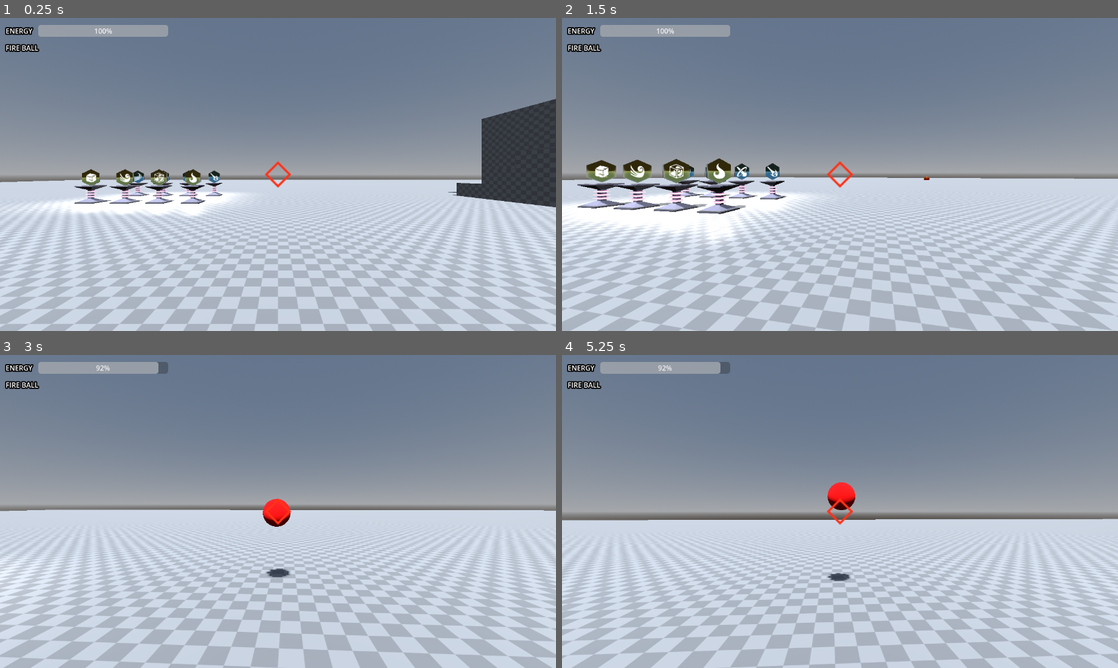
Above: before the commit, frames 1-4 (two rows, left to right).
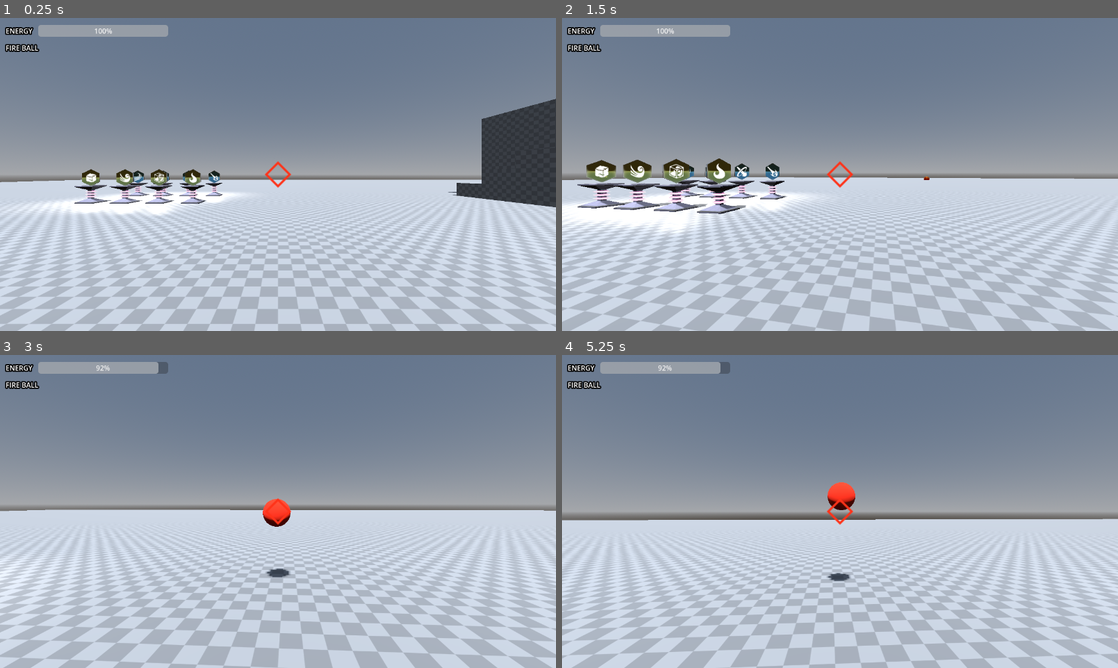
Above: after the commit, the same moments.

Repository: zetcipher/minijam_113_fusion
Game: Godot game, scene res://scenes/testmap.tscn
Same seed, same stepped clock (60 frames per second), same inputs: the game is played once before the commit and once after it.
Inputs (mouse positions are in pixels of both pictures, inside the frame that each line leads up to):
- Up to frame 1 (0.25 s): no input
- Up to frame 2 (1.5 s): tap Enter at 0.5 s; move the mouse to (867, 174) at 0.52 s; hold W (move_forward) from 0.53 s (still down); right-click (867, 174) at 0.6 s; click (867, 174) at 0.67 s; tap Space (jump) at 0.77 s; move the mouse to (812, 174) at 1.27 s; right-click (812, 174) at 1.35 s
- Up to frame 3 (3 s): keep holding W (move_forward); tap Space (jump) at 1.52 s; move the mouse to (289, 505) at 2.02 s; tap Mouse wheel down (scroll_aspect_back) at 2.1 s; right-click (289, 505) at 2.3 s; move the mouse to (272, 517) at 2.77 s; tap Mouse wheel up (scroll_aspect_for) at 2.85 s; click (272, 517) at 2.92 s
- Up to frame 4 (5.25 s): keep holding W (move_forward); tap Space (jump) at 3.02, 3.77, 4.52 s; right-click (834, 517) at 3.05 s; move the mouse to (878, 514) at 3.52 s; press the mouse at (878, 514) at 3.53 s; right-click (878, 514) at 3.8 s; move the mouse to (795, 508) at 4.27 s; release the mouse at (795, 508) at 4.28 s; tap Delete at 4.35 s; right-click (795, 508) at 4.55 s; move the mouse to (845, 511) at 5.02 s; tap X at 5.1 s; click (845, 511) at 5.17 s

The runs differ from the first frame. In frame 1, 0.2% of the frame differs, in the area x 31-42%, y 58-64%; in frame 2, 0.8%, in the area x 23-38%, y 60-72%; in frame 3, 0.2%; in frame 4, 0.2%.

Commit message:
flame torch interactable

Diff:
--- a/materials/object/blast.tscn
+++ b/materials/object/blast.tscn
@@ -105,6 +105,8 @@
 }
 
 [node name="Blast" type="Area3D"]
+collision_layer = 9
+collision_mask = 9
 script = ExtResource("1_nj3j2")
 
 [node name="CollisionShape3D" type="CollisionShape3D" parent="."]
--- a/objects/basic_shot.gd
+++ b/objects/basic_shot.gd
@@ -17,12 +17,12 @@
 
 # Called when the node enters the scene tree for the first time.
 func _ready():
-#	var material := $MeshInstance3D.material_override as StandardMaterial3D
-#	match element:
-#		0: material.albedo_color = Color(1.0, 0.2, 0.1)
-#		1: material.albedo_color = Color(0.2, 0.6, 1.0)
-#		2: material.albedo_color = Color(0.6, 1.0, 0.5)
-#		3: material.albedo_color = Color(0.7, 0.5, 0.2)
+	var material := $MeshInstance3D.material_override as StandardMaterial3D
+	match element:
+		0: material.albedo_color = Color(1.0, 0.2, 0.1)
+		1: material.albedo_color = Color(0.2, 0.6, 1.0)
+		2: material.albedo_color = Color(0.6, 1.0, 0.5)
+		3: material.albedo_color = Color(0.7, 0.5, 0.2)
 
 	dir = target_pos - position
 	dir = dir.normalized()
@@ -31,8 +31,8 @@
 	self.rotation = Vector3.ZERO
 #	$RayCast3D.position = -dir * speed * (1 / 60) * 0.1
 #	$RayCast3D.target_position = dir * speed * (1 / 60) * 1.1
-	$RayCast3D2.position = -dir * speed * (1 / 60) * 0.1
-	$RayCast3D2.target_position = dir * speed * (1 / 60) * 1.1
+	$RayCast3D2.position = -dir * speed * (1.0 / 60.0) * 0.1
+	$RayCast3D2.target_position = dir * speed * (1.0 / 60.0) * 1.1
 
 func add_exception(object: CollisionObject3D):
 	$RayCast3D.add_exception(object)
--- a/objects/basic_shot.tscn
+++ b/objects/basic_shot.tscn
@@ -9,6 +9,8 @@
 
 [node name="BasicShot" type="Area3D"]
 transform = Transform3D(0.5, 0, 0, 0, 0.5, 0, 0, 0, 0.5, 0, 0, 0)
+collision_layer = 9
+collision_mask = 9
 script = ExtResource("1_wdsr6")
 
 [node name="CollisionShape3D" type="CollisionShape3D" parent="."]
--- a/objects/beam.tscn
+++ b/objects/beam.tscn
@@ -8,6 +8,21 @@
 
 [sub_resource type="BoxMesh" id="BoxMesh_m68ii"]
 size = Vector3(0.25, 0.25, 10)
+
+[sub_resource type="Animation" id="Animation_q2xhm"]
+length = 0.001
+tracks/0/type = "value"
+tracks/0/imported = false
+tracks/0/enabled = true
+tracks/0/path = NodePath("MeshInstance3D:material_override:uv1_offset")
+tracks/0/interp = 1
+tracks/0/loop_wrap = true
+tracks/0/keys = {
+"times": PackedFloat32Array(0),
+"transitions": PackedFloat32Array(1),
+"update": 0,
+"values": [Vector3(0, 0, 0)]
+}
 
 [sub_resource type="Animation" id="Animation_2mwp7"]
 resource_name = "beam_scroll"
@@ -25,21 +40,6 @@
 "values": [Vector3(0, 0, 0), Vector3(-1, -1, -1)]
 }
 
-[sub_resource type="Animation" id="Animation_q2xhm"]
-length = 0.001
-tracks/0/type = "value"
-tracks/0/imported = false
-tracks/0/enabled = true
-tracks/0/path = NodePath("MeshInstance3D:material_override:uv1_offset")
-tracks/0/interp = 1
-tracks/0/loop_wrap = true
-tracks/0/keys = {
-"times": PackedFloat32Array(0),
-"transitions": PackedFloat32Array(1),
-"update": 0,
-"values": [Vector3(0, 0, 0)]
-}
-
 [sub_resource type="AnimationLibrary" id="AnimationLibrary_y1k1j"]
 _data = {
 "RESET": SubResource("Animation_q2xhm"),
@@ -47,6 +47,8 @@
 }
 
 [node name="Beam" type="Area3D"]
+collision_layer = 9
+collision_mask = 9
 script = ExtResource("1_3fa8p")
 
 [node name="CollisionShape3D" type="CollisionShape3D" parent="."]
--- /dev/null
+++ b/objects/flame_torch.gd
@@ -0,0 +1,18 @@
+extends InteractableObject
+
+
+# Called when the node enters the scene tree for the first time.
+func _ready():
+	connect("activation_changed", Callable(self, "set_flame"))
+	set_flame(activated)
+
+
+# Called every frame. 'delta' is the elapsed time since the previous frame.
+func _process(delta):
+	pass
+
+
+func set_flame(on: bool):
+	print("hi")
+	if on: $FlameMesh.show()
+	else: $FlameMesh.hide()
--- a/objects/flame_torch.tscn
+++ b/objects/flame_torch.tscn
@@ -1,8 +1,10 @@
-[gd_scene load_steps=10 format=3 uid="uid://b2ylkj764y6km"]
+[gd_scene load_steps=12 format=3 uid="uid://b2ylkj764y6km"]
 
+[ext_resource type="Script" path="res://objects/flame_torch.gd" id="1_ej1as"]
 [ext_resource type="ArrayMesh" uid="uid://xv4fk87g0g7n" path="res://assets/models/flameTorch.obj" id="1_v2jja"]
 [ext_resource type="Material" uid="uid://c222vudtkobtp" path="res://materials/environment/metal0.tres" id="2_7ay4v"]
 [ext_resource type="Shader" path="res://shaders/spatial/fire.gdshader" id="3_3ulj5"]
+[ext_resource type="PackedScene" uid="uid://535p3yjxx6sp" path="res://objects/interaction_zone.tscn" id="5_t7ped"]
 
 [sub_resource type="BoxShape3D" id="BoxShape3D_6vmn8"]
 size = Vector3(0.5, 1, 0.5)
@@ -33,7 +35,9 @@
 cap_top = false
 cap_bottom = false
 
-[node name="FlameTorch" type="StaticBody3D"]
+[node name="FlameTorch" type="StaticBody3D" node_paths=PackedStringArray("ActionZone")]
+script = ExtResource("1_ej1as")
+ActionZone = NodePath("InteractionZone")
 
 [node name="CollisionShape3D" type="CollisionShape3D" parent="."]
 transform = Transform3D(1, 0, 0, 0, 1, 0, 0, 0, 1, 0, 0.5, 0)
@@ -54,3 +58,6 @@
 transform = Transform3D(1, 0, 0, 0, 1, 0, 0, 0, 1, 0, -0.118962, 0)
 light_color = Color(1, 0.611765, 0.168627, 1)
 omni_range = 2.0
+
+[node name="InteractionZone" parent="." instance=ExtResource("5_t7ped")]
+transform = Transform3D(1, 0, 0, 0, 1, 0, 0, 0, 1, 0, 1.14977, 0)
--- a/objects/interaction_zone.gd
+++ b/objects/interaction_zone.gd
@@ -1,7 +1,8 @@
-extends Area3D
+class_name InteractionZone extends Area3D
 
 @export var activated := false
-@export var on_element : G.Elements
+@export var on_elements : Array[int] = [0]
+@export var off_elements : Array[int] = [2]
 
 # Called when the node enters the scene tree for the first time.
 func _ready():
@@ -11,3 +12,19 @@
 # Called every frame. 'delta' is the elapsed time since the previous frame.
 func _process(delta):
 	pass
+
+func activation_check(area: Area3D):
+	if not area is BasicProjectile and not area is Blast and not area is Beam:
+		return
+
+	var element : int = area.get("element")
+	#assert(element == 0)
+	print(element)
+
+	if on_elements.has(element): activated = true
+	if off_elements.has(element): activated = false
+
+	if get_parent() is InteractableObject: get_parent().set_active(activated)
+
+func _on_area_entered(area: Area3D):
+	activation_check(area)
--- a/objects/interaction_zone.tscn
+++ b/objects/interaction_zone.tscn
@@ -5,7 +5,11 @@
 [sub_resource type="SphereShape3D" id="SphereShape3D_bilpj"]
 
 [node name="InteractionZone" type="Area3D"]
+collision_layer = 8
+collision_mask = 8
 script = ExtResource("1_it4y7")
 
 [node name="CollisionShape3D" type="CollisionShape3D" parent="."]
 shape = SubResource("SphereShape3D_bilpj")
+
+[connection signal="area_entered" from="." to="." method="_on_area_entered"]
--- a/objects/player.gd
+++ b/objects/player.gd
@@ -180,7 +180,7 @@
 
 func can_spend_energy(aspect: int, element: int) -> bool:
 	if aspect == 2:
-		if energy >= G.aspect_energy_use[shot_type][element] * G.element_energy_use[shot_type][element] * (1 / 60):
+		if energy >= G.aspect_energy_use[shot_type][element] * G.element_energy_use[shot_type][element] * (1.0 / 60.0):
 			return true
 		else:
 			return false
--- a/objects/power_pedestal.gd
+++ b/objects/power_pedestal.gd
@@ -2,6 +2,7 @@
 
 @export_range(0,3) var power := 0
 @export var is_aspect := false
+@export var active := true
 
 
 # Called when the node enters the scene tree for the first time.
--- a/project.godot
+++ b/project.godot
@@ -19,6 +19,14 @@
 
 CyclopsAutoload="*res://addons/cyclops_level_builder/cyclops_global_scene.tscn"
 G="*res://scripts/global.gd"
+
+[debug]
+
+gdscript/warnings/unused_variable=0
+gdscript/warnings/unused_local_constant=0
+gdscript/warnings/unused_private_class_variable=0
+gdscript/warnings/unused_parameter=0
+gdscript/warnings/unused_signal=0
 
 [display]
 
--- a/scenes/testmap.tscn
+++ b/scenes/testmap.tscn
@@ -8,6 +8,7 @@
 [ext_resource type="Script" path="res://addons/cyclops_level_builder/resources/convex_block_data.gd" id="6_6yn6q"]
 [ext_resource type="Material" uid="uid://dm1r8s7in5f6v" path="res://materials/environment/graybox.tres" id="7_01m3b"]
 [ext_resource type="PackedScene" uid="uid://jkpkstd152fy" path="res://objects/power_pedestal.tscn" id="8_ae4hk"]
+[ext_resource type="PackedScene" uid="uid://b2ylkj764y6km" path="res://objects/flame_torch.tscn" id="9_lgjkv"]
 
 [sub_resource type="ProceduralSkyMaterial" id="ProceduralSkyMaterial_85217"]
 
@@ -423,3 +424,12 @@
 transform = Transform3D(1, 0, 0, 0, 1, 0, 0, 0, 1, -11, 0, -16)
 power = 3
 is_aspect = true
+
+[node name="Interactables" type="Node3D" parent="WorldEnvironment"]
+
+[node name="FlameTorch" parent="WorldEnvironment/Interactables" instance=ExtResource("9_lgjkv")]
+transform = Transform3D(1, 0, 0, 0, 1, 0, 0, 0, 1, -6, 0, 4)
+
+[node name="FlameTorch2" parent="WorldEnvironment/Interactables" instance=ExtResource("9_lgjkv")]
+transform = Transform3D(1, 0, 0, 0, 1, 0, 0, 0, 1, -6, 0, 7)
+activated = true
--- /dev/null
+++ b/scripts/InteractableObject.gd
@@ -0,0 +1,17 @@
+class_name InteractableObject extends StaticBody3D
+
+signal activation_changed(active: bool)
+
+@export var ActionZone : InteractionZone
+@export var activated := false
+
+
+# Called when the node enters the scene tree for the first time.
+func _ready():
+	assert(ActionZone != null)
+
+
+func set_active(active: bool):
+	if active == activated: return
+	activated = active
+	emit_signal("activation_changed", active)
--- a/scripts/global.gd
+++ b/scripts/global.gd
@@ -121,6 +121,6 @@
 	pass
 
 
-static func bool_to_sign(input: bool) -> int:
+func bool_to_sign(input: bool) -> int:
 	if input: return 1
 	else: return -1
Not shown, added: assets/models/beveled_block.mtl
Not shown, added: assets/models/beveled_block.obj
Not shown: 1 places in scenes/testmap.tscn that only renumber resources
